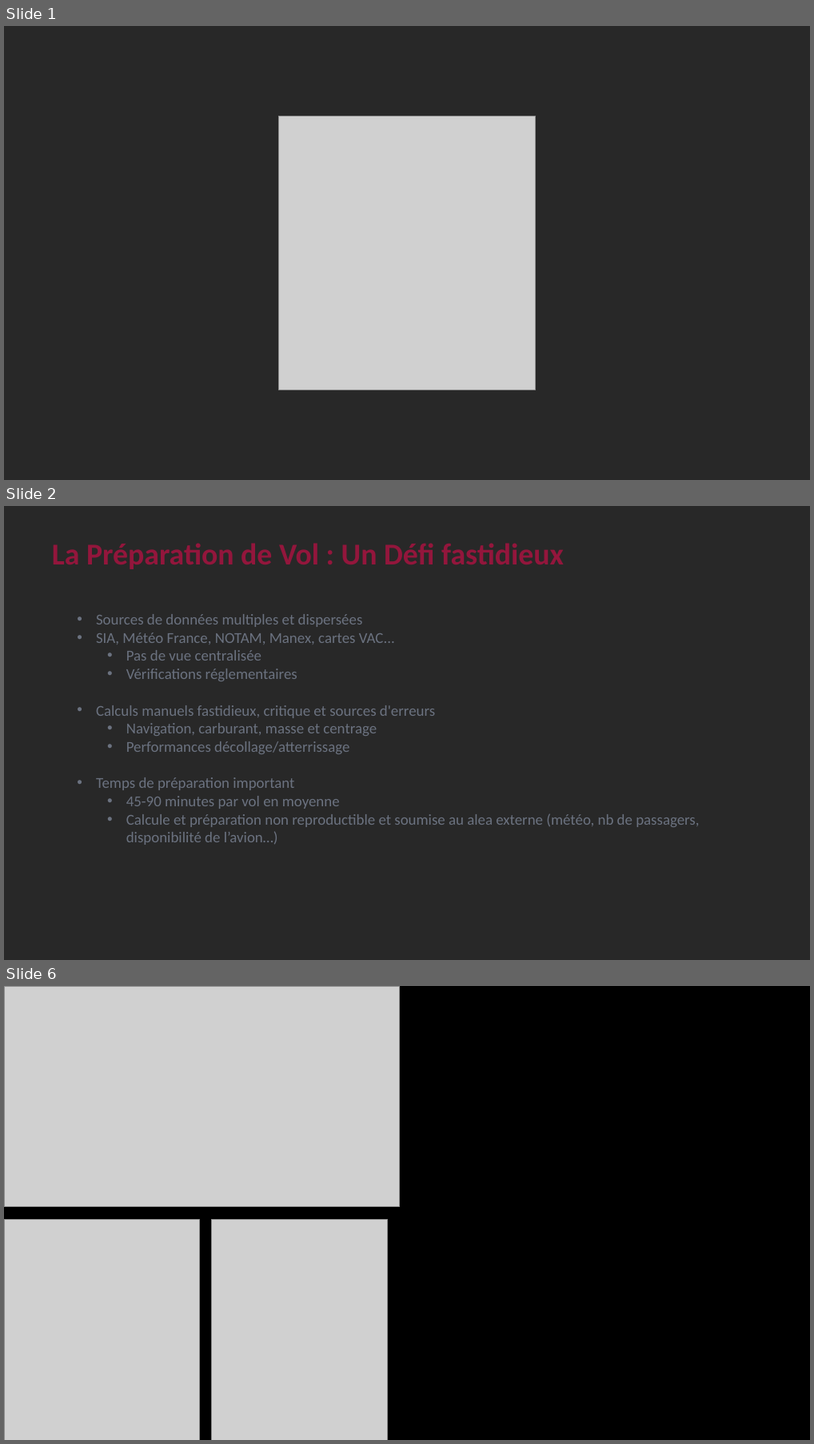
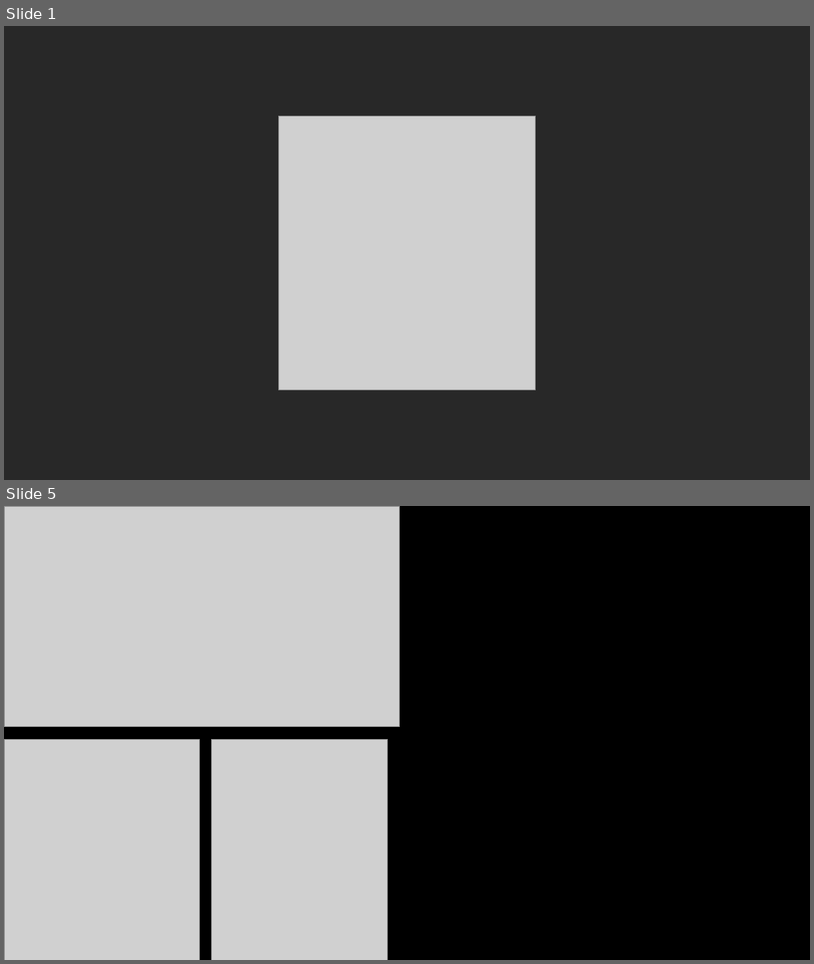
Before and after one commit to Ne0hermes/alflight, a slide deck: ALFlight_Presentation_Complete.pptx. Shown one above the other, each under a label of ours: slides 1, 2 and 6 before the commit, slides 1 and 5 after it; the slides between them are not shown. The pictures are 814x1444 and 814x964 pixels, drawn with LibreOffice and Linux fonts; fonts in the diff are those of the drawing; grey boxes stand for pictures. Boxes give left, top, right and bottom in pixels: in the first picture for what was removed or moved away, otherwise in the second. Text is boxed around its words. In the diff, an @@ line names an element or a change of style, - is before the commit and + after.

```diff
--- a/ALFlight_Presentation_Complete.pptx
+++ b/ALFlight_Presentation_Complete.pptx
@@ slide 2 removed at (4,506,810,960), background #282828 @@
@@ text removed at (96,614,699,844) @@
-• Sources de données multiples et dispersées
-  • SIA, Météo France, NOTAM, Manex, cartes VAC...
-    Pas de vue centralisée
-  • Vérifications réglementaires
-• Calculs manuels fastidieux, critique et sources d'erreurs
-  • Navigation, carburant, masse et centrage
-  • Performances décollage/atterrissage
-• Temps de préparation important
-  • 45-90 minutes par vol en moyenne
-  • Calcule et préparation non reproductible et soumise au alea externe (météo, nb de passagers, disponibilité de l’avion…)
@@ what was slide 6 is now slide 5 @@
```
Also in this commit, not shown: 7 slides changed, 2 other files.
